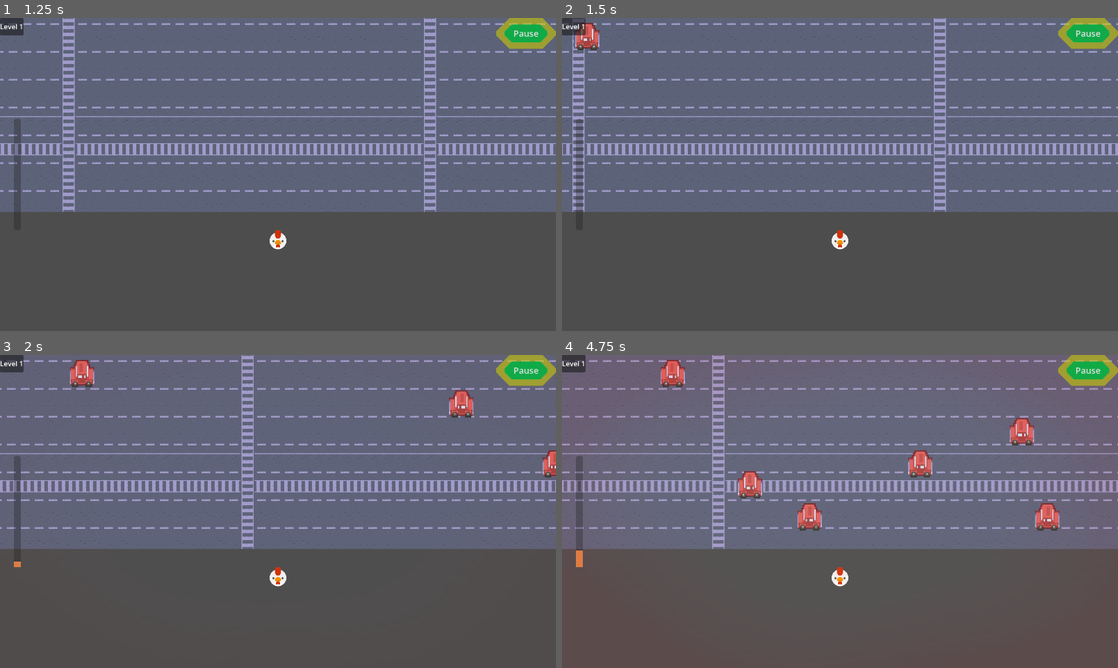
Above: before the commit, frames 1-4 (two rows, left to right).
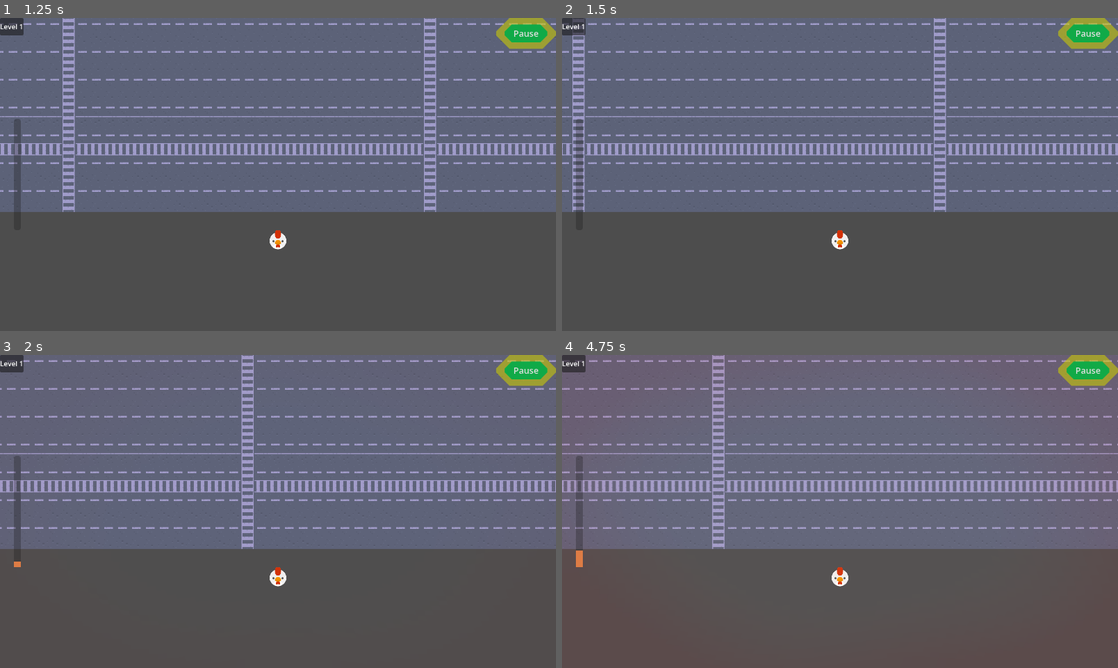
Above: after the commit, the same moments.

Repository: Tomohawk35/ChickenRunner
Game: Godot game, scene res://main_scenes/main_menu/main_menu.tscn
The game is run twice, just before and just after one commit, with the same random seed, the same clock (stepped at 60 frames per second) and the same inputs.
Inputs (mouse positions are in pixels of both pictures, inside the frame that each line leads up to):
- Up to frame 1 (1.25 s): click "Start Game" at 0.5 s
- Up to frame 2 (1.5 s): move the mouse to (962, 158) at 1.27 s; hold D (right) from 1.28 s (still down)
- Up to frame 3 (2 s): keep holding D (right)
- Up to frame 4 (4.75 s): move the mouse to (728, 527) at 2.02 s; release D (right) at 2.03 s; hold S (down) 2.03-2.78 s; move the mouse to (895, 442) at 2.77 s; hold D (right) 2.78-3.53 s; tap Enter at 3.5 s; move the mouse to (812, 574) at 3.52 s; hold W (up) 3.53-4.28 s; move the mouse to (1006, 558) at 4.27 s; hold A (left) from 4.28 s (still down)

Frame 1 is identical in both runs. In frame 2, 0.3% of the frame differs, in the area x 2-7%, y 1-11%; in frame 3, 0.8%; in frame 4, 2.0%, in the area x 17-90%, y 1-57%.
Error after the commit: Invalid call. Nonexistent function 'set_initial_position' in base 'CharacterBody2D (Car)'. (res://level_1/lane.gd:26)

Commit message:
Changed naming. Changed the set speed function to be based on the object's default speed

Diff:
--- a/chicken-runner/level_1/lane.gd
+++ b/chicken-runner/level_1/lane.gd
@@ -14,22 +14,19 @@
 	_proximity_check = proximity_check
 	_speed_randomness = speed_randomness
 	while true:
-		spawn_car()
+		spawn_object()
 		await get_tree().create_timer(spawn_delay + randf_range(-1.0, 1.0)).timeout
 
 
-func spawn_car() -> void:
-	var car_scene : PackedScene = _spawn_pool.pick_random()
-	if car_scene == null:
+func spawn_object() -> void:
+	var obj_packed : PackedScene = _spawn_pool.pick_random()
+	if obj_packed == null:
 		return
-	var car : MovingObject = car_scene.instantiate() as MovingObject
-	if car == null:
-		return
-	add_child(car)
-	car.global_position = global_position
-
+	var obj : MovingObject = obj_packed.instantiate()
+	obj.set_initial_position(global_position)
 	var dir : Vector2 = Vector2.RIGHT if move_right else Vector2.LEFT
-	car.set_direction(dir)
-
-	var final_speed = lane_speed + randf_range(-_speed_randomness, _speed_randomness)
-	car.set_speed(final_speed)
+	obj.set_direction(dir)
+	var final_speed = obj.speed + randf_range(-_speed_randomness, _speed_randomness)
+	obj.set_speed(final_speed)
+	add_child(obj)
+	#obj.global_position = global_position
